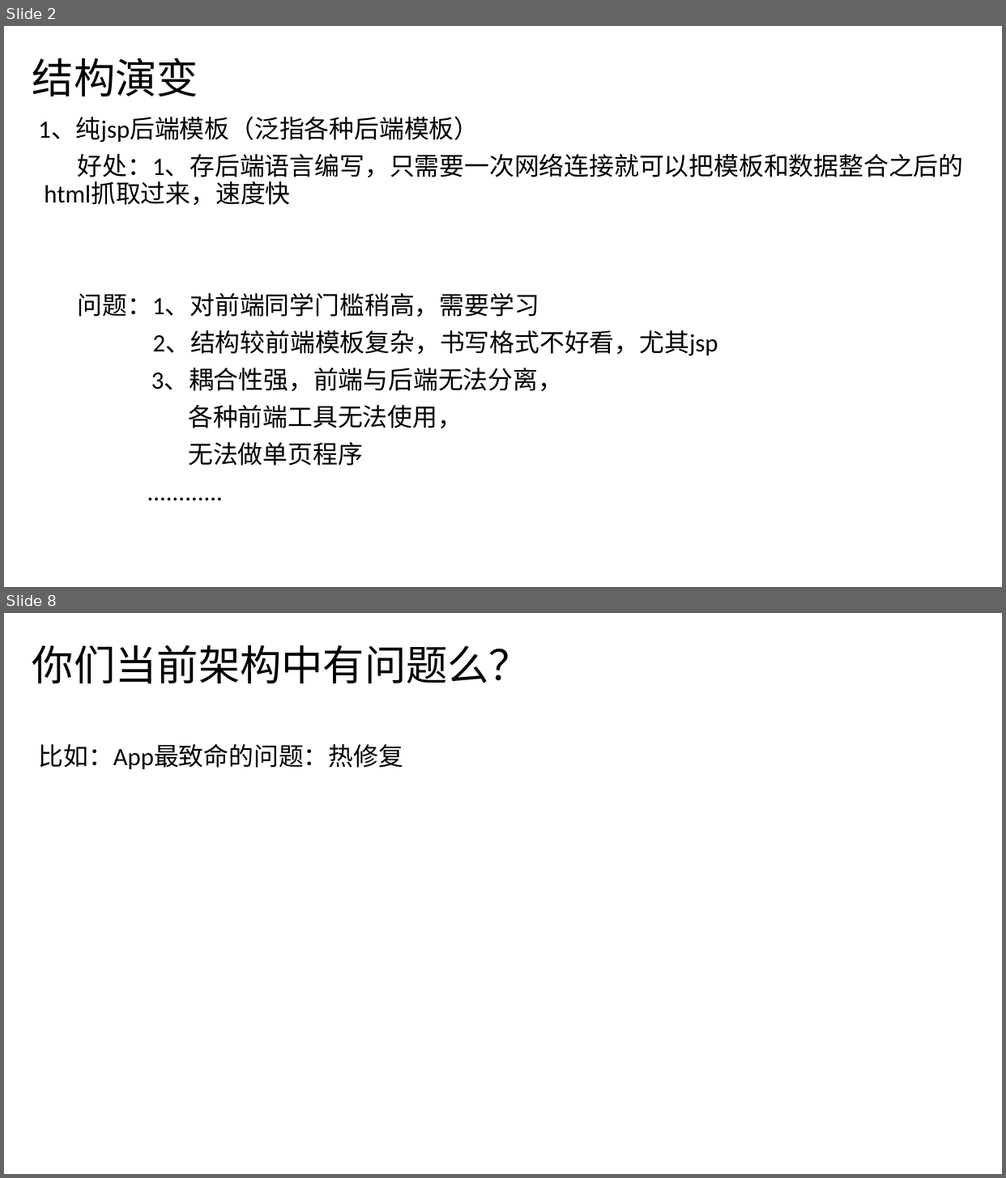
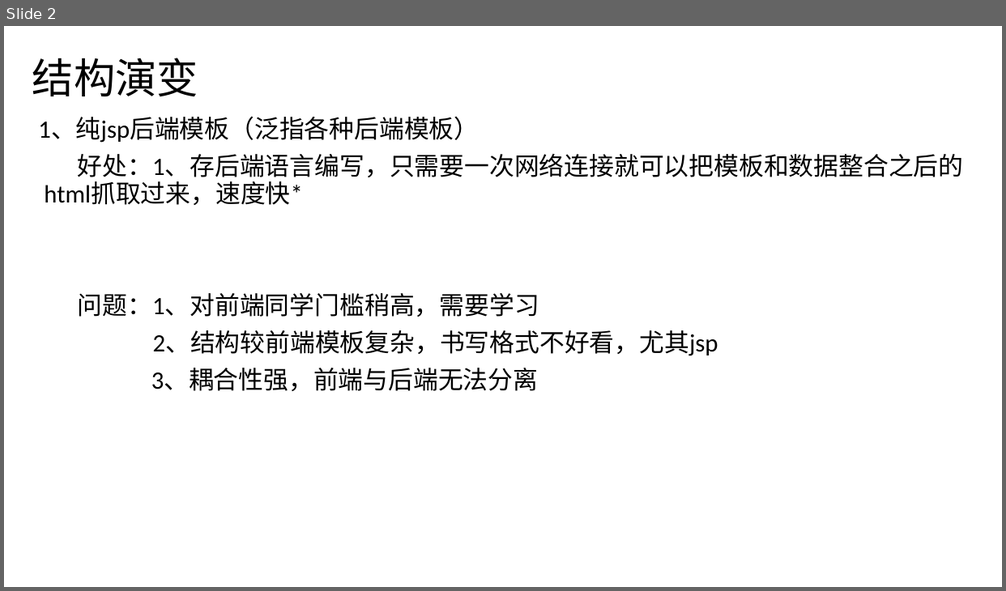
Before and after one commit to gaogaolater/JVFramework, a slide deck: H5前端介绍.pptx. Shown one above the other, each under a label of ours: slides 2 and 8 before the commit, slide 2 after it; the slides between them are not shown. The pictures are 1006x1178 and 1006x591 pixels, drawn with LibreOffice and Linux fonts; fonts in the diff are those of the drawing. Boxes give left, top, right and bottom in pixels: in the first picture for what was removed or moved away, otherwise in the second. Text is boxed around its words. In the diff, an @@ line names an element or a change of style, - is before the commit and + after.

```diff
--- a/H5前端介绍.pptx
+++ b/H5前端介绍.pptx
@@ slide 8 removed at (4, 613, 1002, 1174), background #FFFFFF @@
@@ title removed at (32, 645, 530, 683) @@
-你们当前架构中有问题么？
@@ subtitle removed at (38, 744, 403, 769) @@
-比如：App最致命的问题：热修复
@@ slide 2 changed as well @@
@@ subtitle at (44, 154, 964, 205): text changed @@
-好处：1、存后端语言编写，只需要一次网络连接就可以把模板和数据整合之后的 html抓取过来，速度快
+好处：1、存后端语言编写，只需要一次网络连接就可以把模板和数据整合之后的 html抓取过来，速度快*
@@ subtitle at (151, 368, 539, 391): text changed @@
-3、耦合性强，前端与后端无法分离，
-各种前端工具无法使用，
-无法做单页程序
-............
+3、耦合性强，前端与后端无法分离
```
Also in this commit, not shown: 4 other slides changed, 2 other slides removed.
